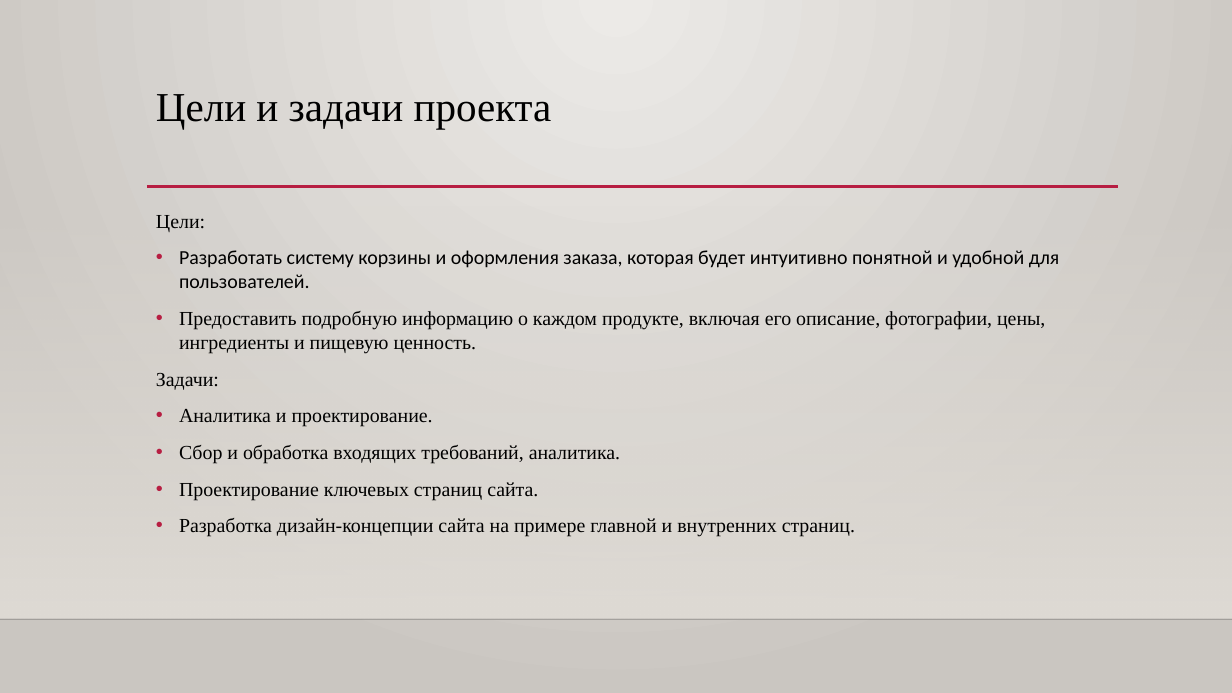
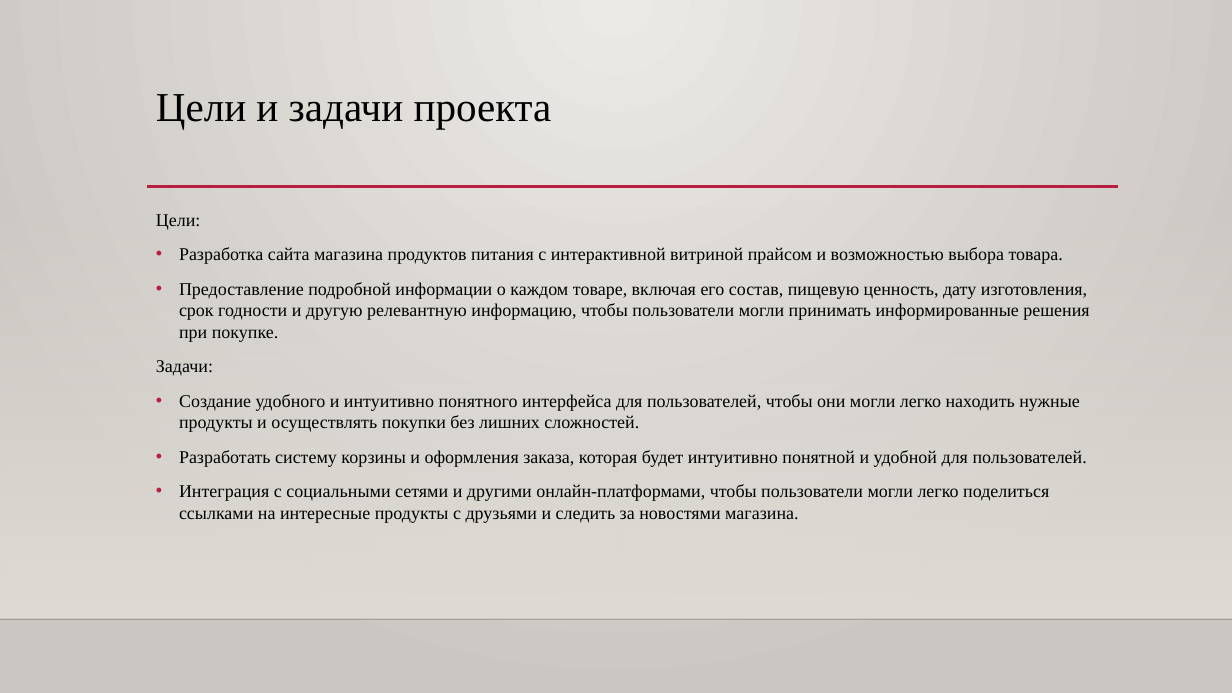
Before and after one commit to Luciy69/site, a slide deck: slide 2 of Курсовая Лушкин.pptx. Drawn at 1232x693 pixels with LibreOffice and Linux fonts; fonts in the diff are those of the drawing; background and template pictures are left out. Boxes give left, top, right and bottom in pixels: in the first picture for what was removed or moved away, otherwise in the second. Text is boxed around its words. In the diff, an @@ line names an element or a change of style, - is before the commit and + after.

```diff
--- a/Курсовая Лушкин.pptx
+++ b/Курсовая Лушкин.pptx
@@ text at box(156, 214, 1087, 467): size 15.5 to 14 pt in "Цели:", "Разработать систему корзины и оформления заказа, которая ..."; font Calibri to Times New Roman in "Разработать систему корзины и оформления заказа, которая ..." @@
@@ text at box(156, 247, 1089, 432): paragraphs added @@
+• Разработка сайта магазина продуктов питания с интерактивной витриной прайсом и возможностью выбора товара.
+• Предоставление подробной информации о каждом товаре, включая его состав, пищевую ценность, дату изготовления, срок годности и другую релевантную информацию, чтобы пользователи могли принимать информированные решения при покупке.
+Задачи:
+• Создание удобного и интуитивно понятного интерфейса для пользователей, чтобы они могли легко находить нужные продукты и осуществлять покупки без лишних сложностей.
@@ text at box(179, 484, 1049, 523): text changed; size 15.5 to 14 pt @@
-• Предоставить подробную информацию о каждом продукте, включая его описание, фотографии, цены, ингредиенты и пищевую ценность.
-Задачи:
-• Аналитика и проектирование.
-• Сбор и обработка входящих требований, аналитика.
-• Проектирование ключевых страниц сайта.
-• Разработка дизайн-концепции сайта на примере главной и внутренних страниц.
+• Интеграция с социальными сетями и другими онлайн-платформами, чтобы пользователи могли легко поделиться ссылками на интересные продукты с друзьями и следить за новостями магазина.
```
Also in this commit, not shown: 4 other slides changed, 1 slide added, 14 other files.
